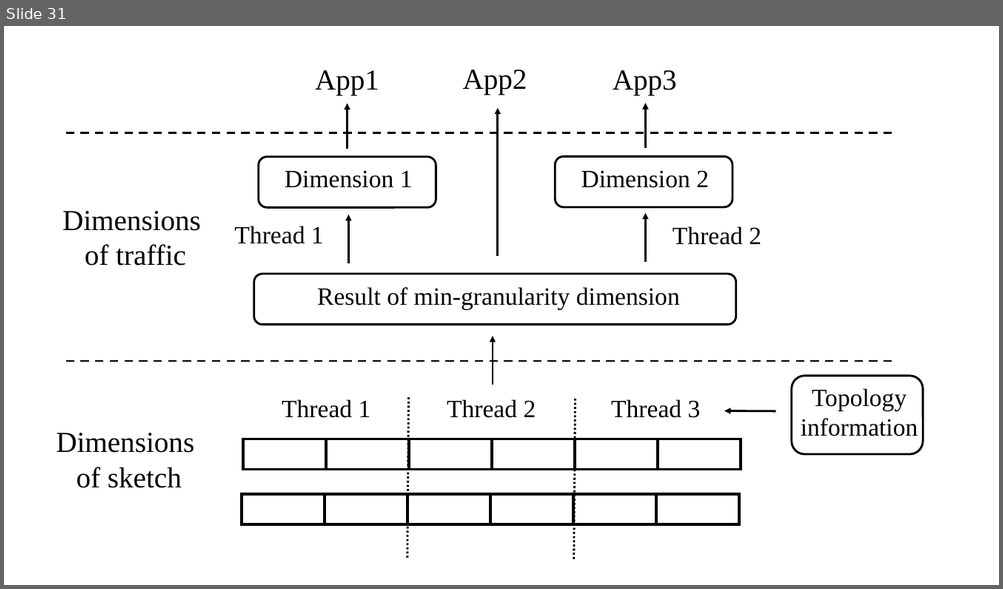
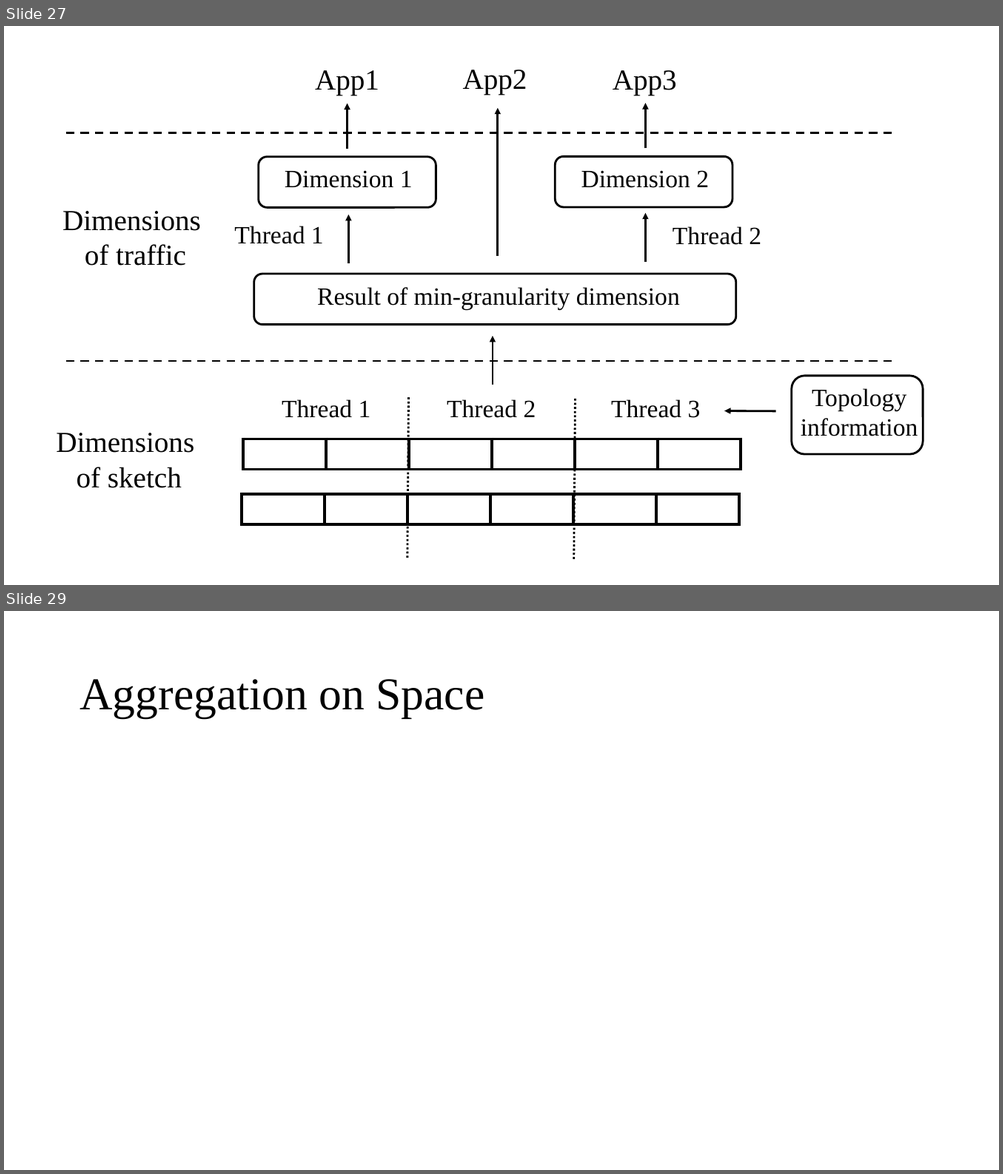
Before and after one commit to Lipox/Dimension, a slide deck: dimensions.pptx. Shown one above the other, each under a label of ours: slide 31 before the commit, slides 27 and 29 after it; the slides between them are not shown. The pictures are 1003x589 and 1003x1174 pixels, drawn with LibreOffice and Linux fonts; fonts in the diff are those of the drawing; grey boxes stand for pictures. Boxes give left, top, right and bottom in pixels: in the first picture for what was removed or moved away, otherwise in the second. Text is boxed around its words. In the diff, an @@ line names an element or a change of style, - is before the commit and + after.

```diff
--- a/dimensions.pptx
+++ b/dimensions.pptx
@@ slide 29 added at [4, 611, 999, 1170], background #FFFFFF @@
@@ title added at [79, 679, 485, 718], 44 pt, text #000000 @@
+Aggregation on Space
@@ what was slide 31 is now slide 27 @@
```
Also in this commit, not shown: 3 slides changed, 2 other slides added.
